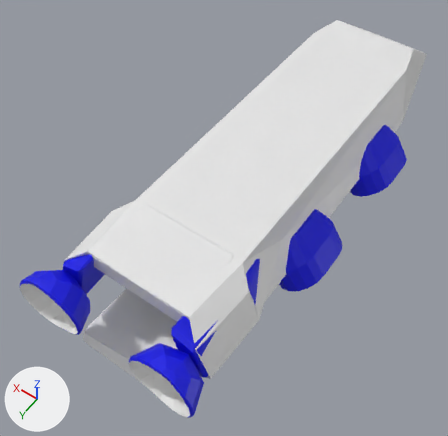
Two versions of the FBX model Assets/Data/Models/SpaceShip.fbx, one commit apart.
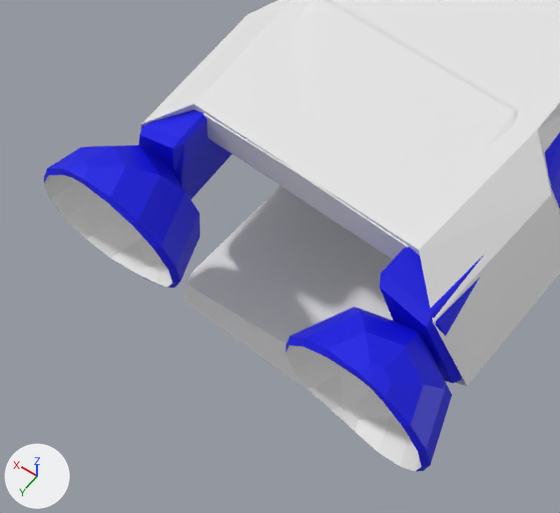
Each version appears first whole from a camera (50 mm lens) standing at (-6.35, 10.93, 15.99) and looking at (0.74, 1.0, 0.4), and next in a close-up on the part from 0% to 56% of the width and 47% to 100% of the height. Arrows for +X, +Y and +Z are at lower left; the lights stay in place. Where no turn or scale is listed for an object, it has been applied to the vertices. Vertices at the same position are counted once.

In view in the first close-up: 'Door', 'Ship', 'ShipCollider'.
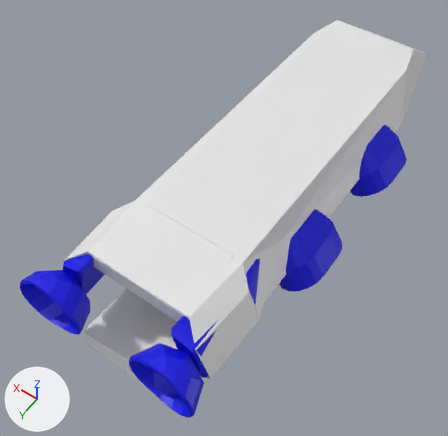
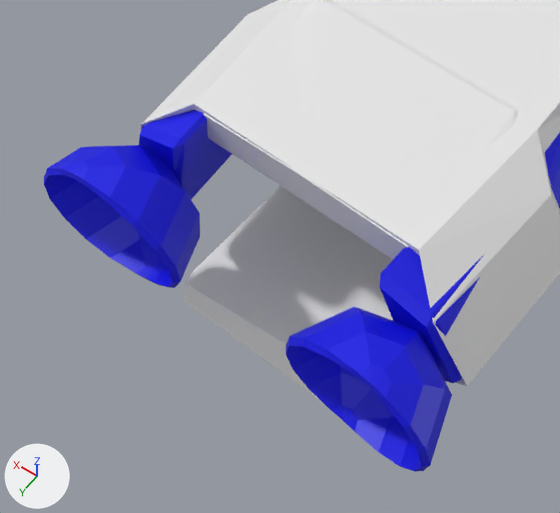
Scene script edits in JSON lines:
```json
{"block": "me_cube_007", "where": "me_cube_007.from_pydata(...)  # 784 vertices, 1571 faces; spans x -3.0..3.0, y -7.6..9.2, z -0.1..3.4"}
{"block": "me_cube_007", "where": "# used by ob_ship; location = (0.0, -2.01, -0.11)"}
{"block": "me_cube_007", "change": "me_cube_007 part 1: 128 of the faces centred in x -2.6..2.6, y 8.3..9.1, z 1.4..3.2 switch from mat_base (white #e7e7e7) to mat_accent (blue #0003e7)"}
```

Location of each change, (x1, y1, x2, y2) in pixels of the close-ups (560 x 513 px):
```json
{"part": 1, "of": "me_cube_007", "change": "recoloured", "before": [44, 175, 422, 471], "after": [44, 175, 422, 471], "on screen": "white to blue"}
```
